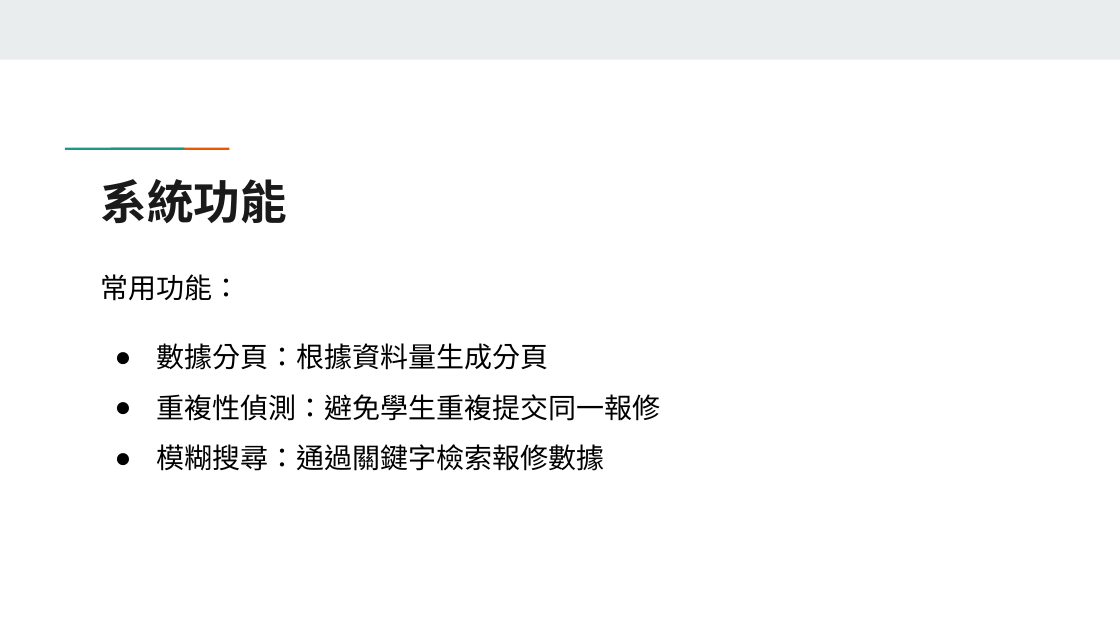
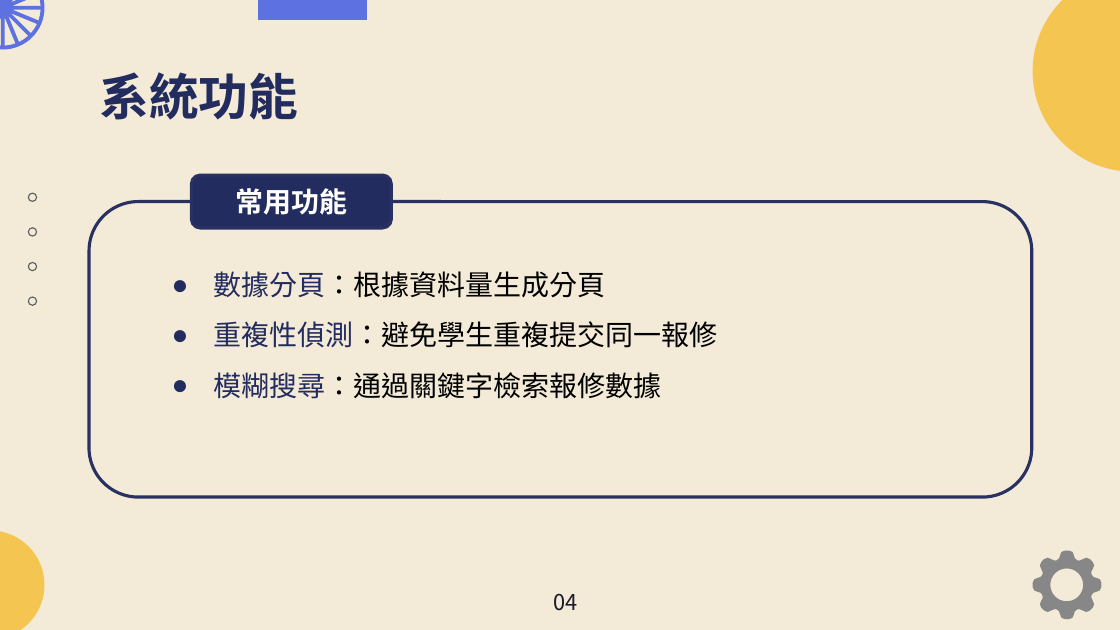
Before and after one commit to 2111518/Dormitory-repair-management-system, a slide deck: slide 5 of 期末報告.pptx (slide 6 before the commit). Drawn at 1120x630 pixels with LibreOffice and Linux fonts; fonts in the diff are those of the drawing. Boxes give left, top, right and bottom in pixels: in the first picture for what was removed or moved away, otherwise in the second. Text is boxed around its words. In the diff, an @@ line names an element or a change of style, - is before the commit and + after.

```diff
--- a/期末報告.pptx
+++ b/期末報告.pptx
@@ background #FFFFFF to #F3EBD8 @@
@@ rectangle removed at (0, 0, 1120, 59) @@
@@ freeform shape added at (0, 0, 45, 50), fill #5D71E0 @@
@@ freeform shape added at (259, 0, 367, 20), fill #5D71E0 @@
@@ freeform shape added at (1033, 0, 1120, 171), fill #F4C551 @@
@@ title "系統功能": place and size @@
-title "系統功能" at (101, 179, 288, 223)
+title "系統功能" at (99, 72, 298, 120)
@@ title "系統功能" at (99, 72, 298, 120): size 30 to 32 pt, font Manrope to Noto Sans CJK SC, text colour #1A1A1A to #232C5E @@
@@ rectangle removed at (102, 146, 148, 151) @@
@@ rectangle removed at (147, 146, 193, 151) @@
@@ rounded rectangle added at (192, 175, 392, 227), fill #232C5E, outline #293262 2 pt, 18 pt, text #FFFFFF, bold @@
+常用功能
@@ rounded rectangle added at (90, 202, 1033, 497), outline #293262 2 pt @@
@@ text "數據分頁：根據資料量生成分頁": place and size @@
-text "數據分頁：根據資料量生成分頁" at (101, 274, 661, 471)
+text "數據分頁：根據資料量生成分頁" at (214, 271, 718, 399)
@@ text "數據分頁：根據資料量生成分頁" at (214, 271, 718, 399): font Lato to Noto Sans CJK SC; text colour #000000 to #232C5E in "數據分頁：根據資料量生成分頁", "重複性偵測：避免學生重複提交同一報修", "模糊搜尋：通過關鍵字檢索報修數據"; bullet colour #000000 to #232C5E @@
@@ group added at (28, 193, 36, 305): 4 freeform shapes @@
@@ text at (101, 274, 241, 301): paragraph removed @@
-常用功能：
@@ freeform shape added at (0, 531, 45, 630), fill #F4C551 @@
@@ freeform shape added at (1033, 551, 1101, 619), fill #878787 @@
@@ text added at (553, 593, 577, 611), 14 pt, text #191A2A @@
+04
```
Also in this commit, not shown: 10 other slides changed, 2 slides added, 4 slides removed.
